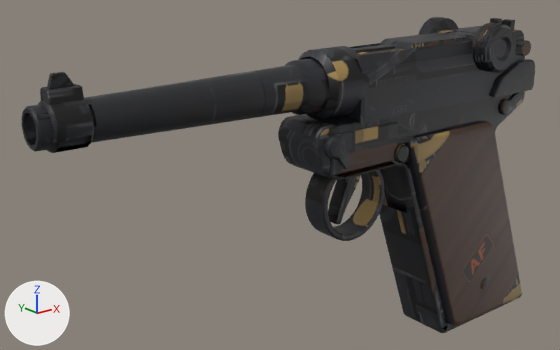
Before and after pictures for a commit that changed the FBX model blender/export/afp08_lod1.fbx.
The view is the same before and after, from a 50 mm lens placed at (-0.2821, -0.2079, 0.1214), pointed at (-0.1022, 0.017, 0.0315). Every picture has the same lights, and +X, +Y and +Z are marked at lower left. The older version comes first. Vertices at exactly the same position are counted once.

Objects in the first picture: 'P08_LOD_1'.
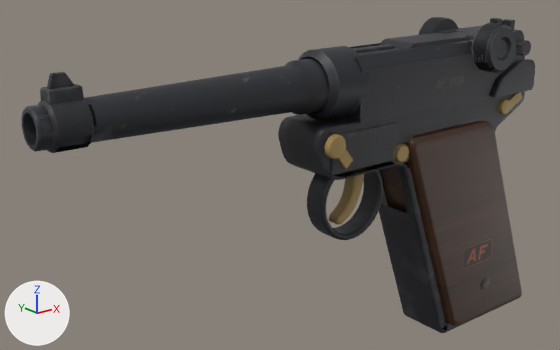
Changed parts and their boxes [x1, y1, x2, y2] in the pictures (560 x 350 px):
part 1 of me_p08_lod_1, cut back
    before: [305, 165, 384, 241]
    after: [307, 170, 383, 240]
part 2 of me_p08_lod_1, surface changed
    both: [22, 19, 531, 325]

Diff of the bpy script that builds the scene:
```diff
--- a/blender/export/afp08_lod1.fbx.py
+++ b/blender/export/afp08_lod1.fbx.py
@@ me_p08_lod_1 @@
 # used by ob_p08_lod_1; location = (0.0, 0.0, 0.0)
-me_p08_lod_1.from_pydata(...)  # 5504 vertices, 8930 faces; spans x -0.205..0.03, y -0.019..0.019, z -0.05..0.086
+me_p08_lod_1.from_pydata(...)  # 5914 vertices, 9739 faces; spans x -0.205..0.03, y -0.019..0.019, z -0.05..0.086
+# me_p08_lod_1 part 1: 122 vertices moved from x -0.099..-0.067, y -0.005..0.006, z 0.007..0.04 to x -0.099..-0.067, y -0.005..0.005, z 0.007..0.04; 268 vertices removed from x -0.099..-0.067, y -0.005..0.006, z 0.007..0.04; 678 vertices added at x -0.099..-0.067, y -0.005..0.005, z 0.007..0.042
+# me_p08_lod_1 part 2: 8001 kept faces spanning x -0.205..0.03, y -0.019..0.019, z -0.05..0.086 get new texture (UV) coordinates
 me_p08_lod_1.materials.append(mat_p08_body_dayz)
```
